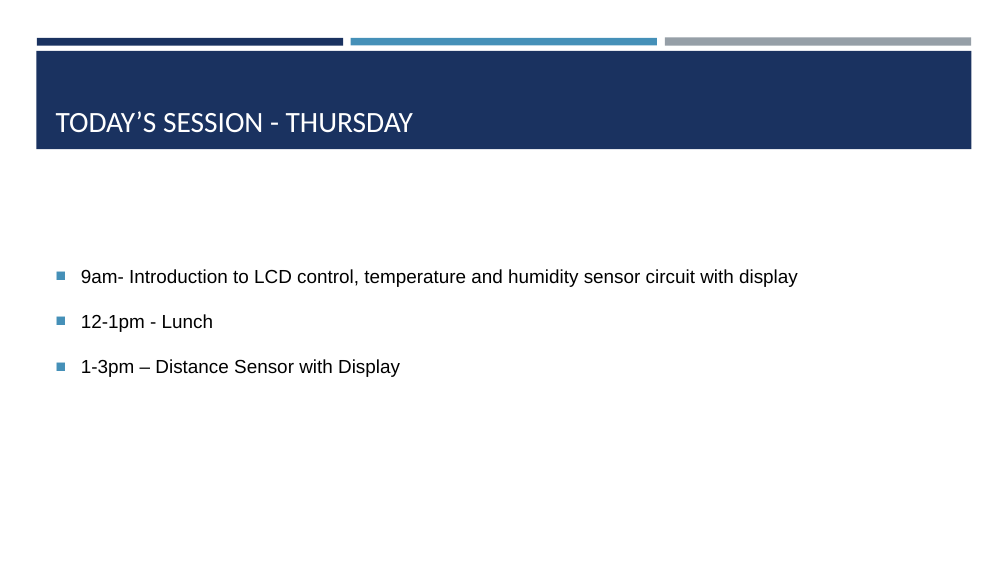
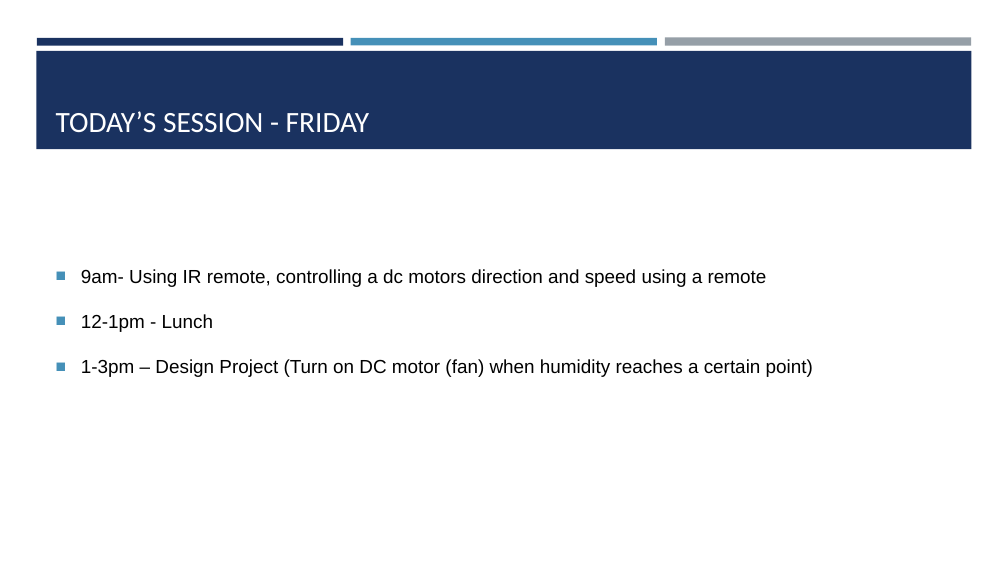
Before and after one commit to ECURobotics/Arduino_Workshop, a slide deck: slide 2 of Thursday/Arduino Workshop (Thursday).pptx. Drawn at 1008x567 pixels with LibreOffice and Linux fonts; fonts in the diff are those of the drawing. Boxes give left, top, right and bottom in pixels: in the first picture for what was removed or moved away, otherwise in the second. Text is boxed around its words. In the diff, an @@ line names an element or a change of style, - is before the commit and + after.

Commit message:
Friday commit

```diff
--- a/Thursday/Arduino Workshop (Thursday).pptx
+++ b/Thursday/Arduino Workshop (Thursday).pptx
@@ title at (56,111,370,133): text changed @@
-TODAY’S SESSION - THURSDAY
+TODAY’S SESSION - FRIDAY
@@ text at (81,269,767,287): text changed @@
-■ 9am- Introduction to LCD control, temperature and humidity sensor circuit with display
+■ 9am- Using IR remote, controlling a dc motors direction and speed using a remote
@@ text at (81,359,813,377): text changed @@
-■ 1-3pm – Distance Sensor with Display
+■ 1-3pm – Design Project (Turn on DC motor (fan) when humidity reaches a certain point)
```
Also in this commit, not shown: 1 other slide changed, 2 slides added, 5 slides removed, 13 other files.
